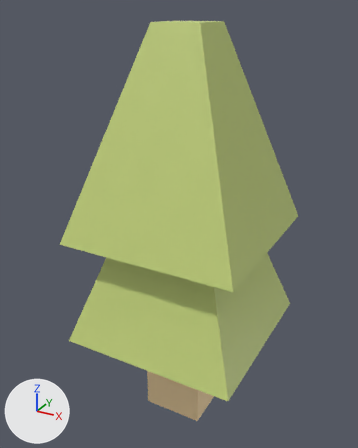
Renders of the FBX model Assets/_Main/Art/Models/Tree_1.fbx from each side of a commit.
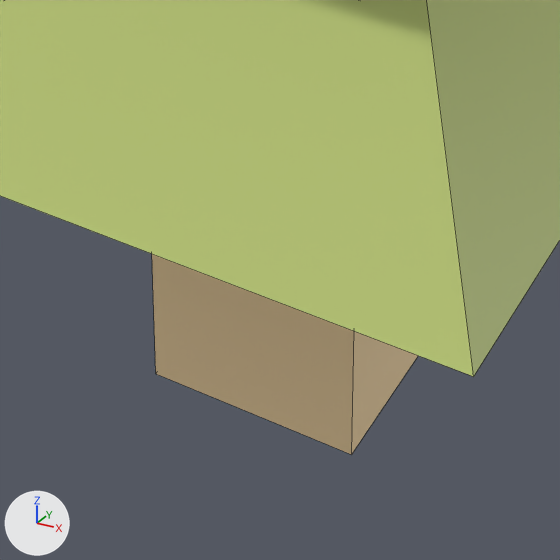
Each version appears first whole from a camera (50 mm lens) standing at (2.37, -4.49, 4.65) and looking at (-0.1, 0.01, 2.39), and next in a close-up on the part from 30% to 70% of the width and 69% to 100% of the height. The axes (+X, +Y, +Z) are drawn at lower left. The lights are the same throughout. The close-ups show mesh edges as thin lines. Where no turn or scale is listed for an object, it has been applied to the vertices.
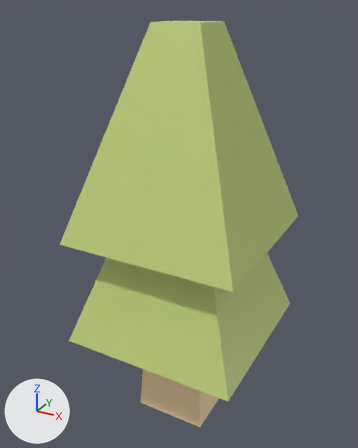
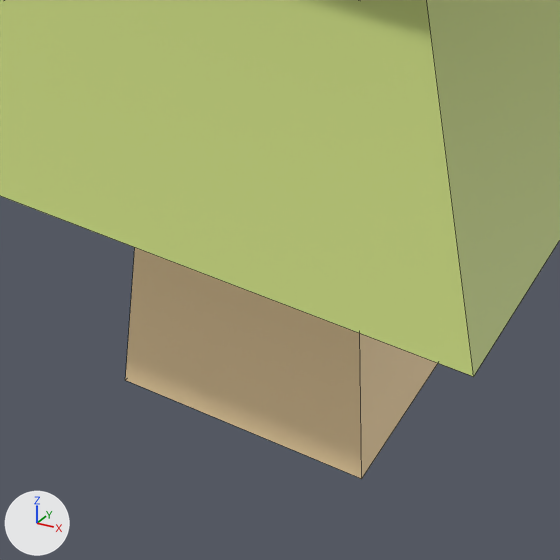
What differs and where, as boxes [x1, y1, x2, y2] in the close-ups (560 x 560 px; the box of a moved part takes in the faces that stretch with it):
```json
{"object": "Plane.002", "change": "reshaped", "before": [0, 0, 560, 455], "after": [0, 0, 560, 479]}
{"part": 1, "of": "me_plane_002", "change": "moved or reshaped", "before": [152, 254, 418, 455], "after": [125, 248, 438, 479]}
```

The change, as JSON lines over the scene's bpy script:
```json
{"block": "me_plane_002", "where": "me_plane_002.from_pydata(...)  # 24 vertices, 22 faces; spans x -0.99..0.99, y -0.99..0.99, z 0.0..4.51"}
{"block": "me_plane_002", "where": "# used by ob_plane_002; location = (0.0, 0.0, 0.0)"}
{"block": "me_plane_002", "change": "me_plane_002 part 1"}
{"op": "set", "path": "me_plane_002.vertices[0].co", "old": "(-0.35, -0.35, 0.0)", "new": "(-0.43, -0.43, 0.0)", "note": "pixel (155, 373) -> pixel (125, 380)"}
{"op": "set", "path": "me_plane_002.vertices[1].co", "old": "(0.35, -0.35, 0.0)", "new": "(0.43, -0.43, 0.0)", "note": "pixel (351, 454) -> pixel (361, 478)"}
{"op": "set", "path": "me_plane_002.vertices[2].co", "old": "(-0.35, 0.35, 0.0)", "new": "(-0.43, 0.43, 0.0)"}
{"op": "set", "path": "me_plane_002.vertices[3].co", "old": "(0.35, 0.35, 0.0)", "new": "(0.43, 0.43, 0.0)"}
```
